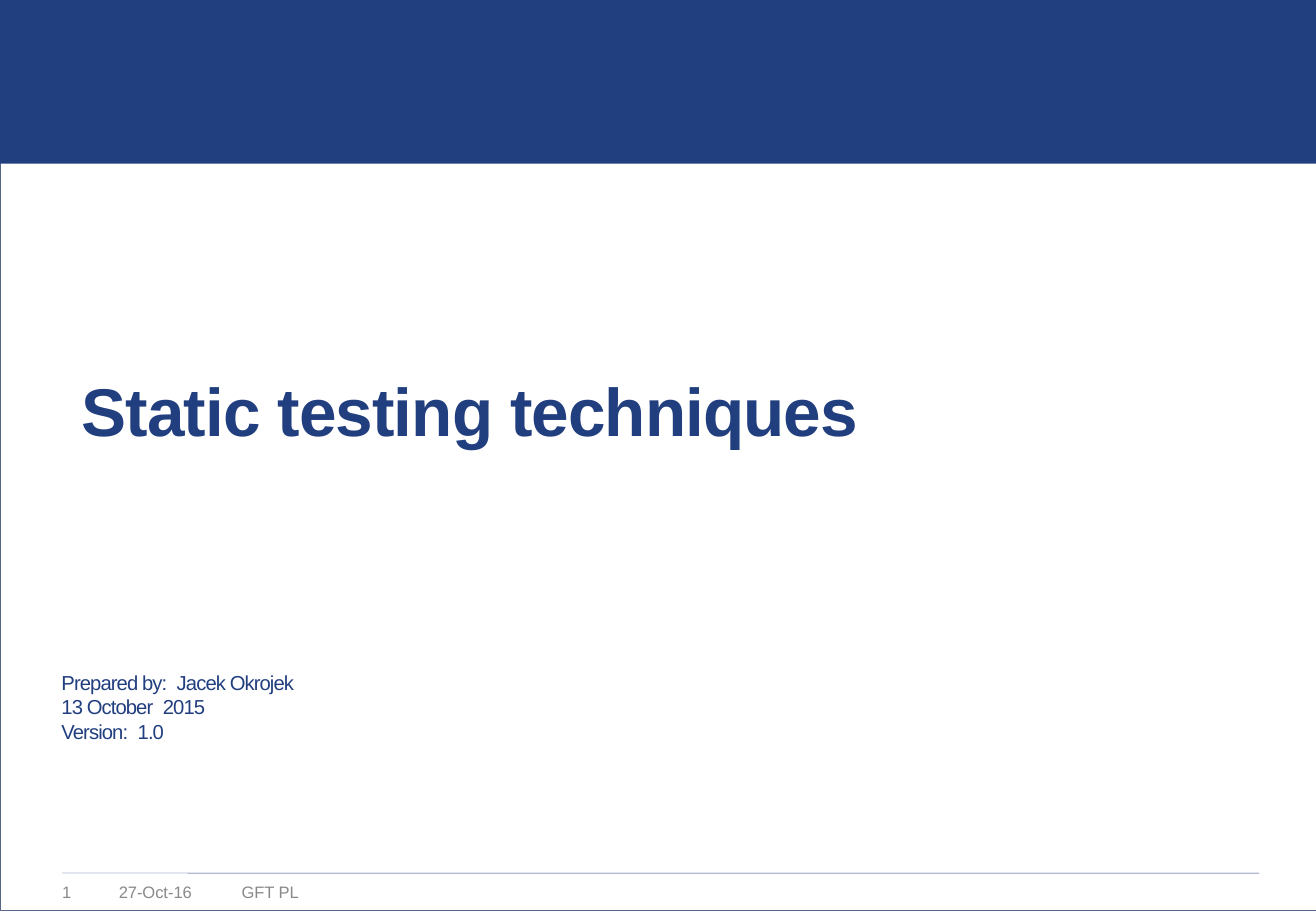
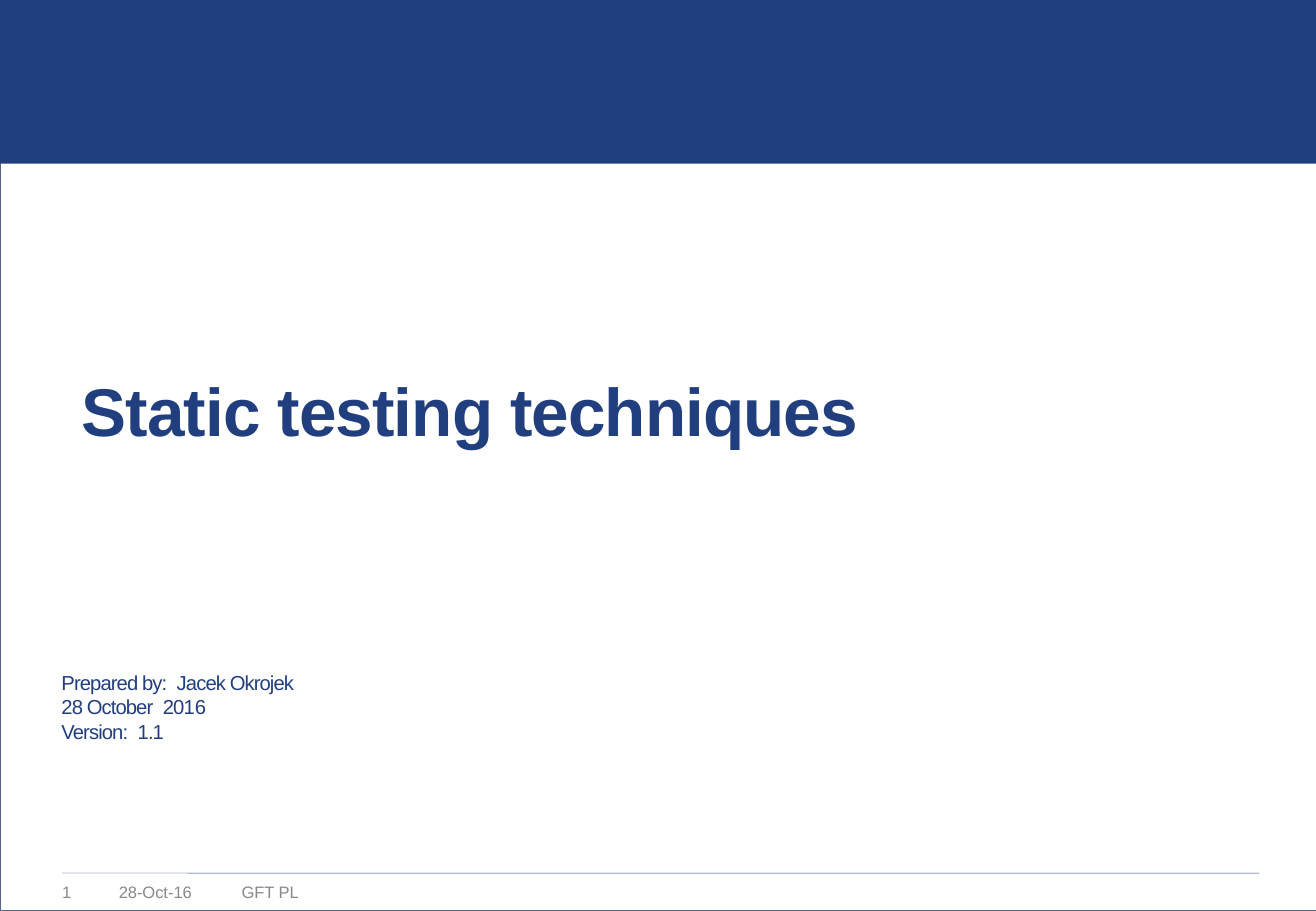
Before and after one commit to jacekokrojek/math.uni.lodz.pl-2016, a slide deck: slide 1 of lesson-2/Students materials - 2 - Whitebox techniques.pptx. Drawn at 1316x911 pixels with LibreOffice and Linux fonts; fonts in the diff are those of the drawing; background and template pictures are left out. Boxes give left, top, right and bottom in pixels: in the first picture for what was removed or moved away, otherwise in the second. Text is boxed around its words. In the diff, an @@ line names an element or a change of style, - is before the commit and + after.

```diff
--- a/lesson-2/Students materials - 2 - Whitebox techniques.pptx
+++ b/lesson-2/Students materials - 2 - Whitebox techniques.pptx
@@ text at box(61, 699, 206, 740): text changed @@
-13 October 2015
-Version: 1.0
+28 October 2016
+Version: 1.1
@@ text at box(119, 886, 192, 898): text changed @@
-27-Oct-16
+28-Oct-16
```
Also in this commit, not shown: 17 other slides changed, 3 other files.
